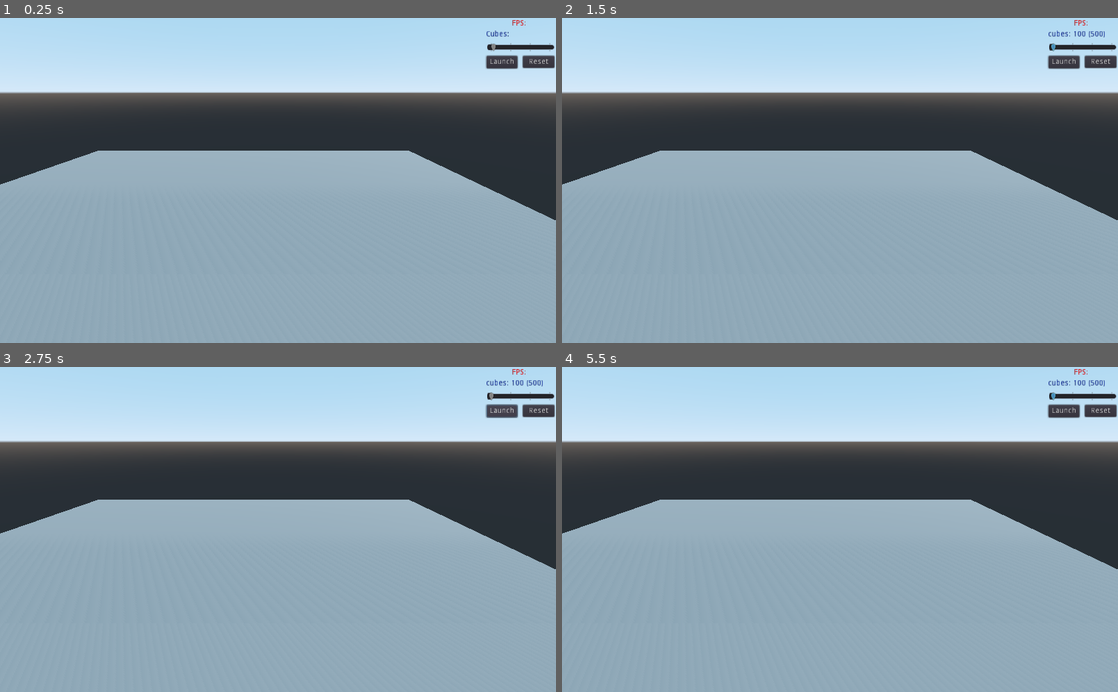
Above: before the commit, frames 1-4 (two rows, left to right).
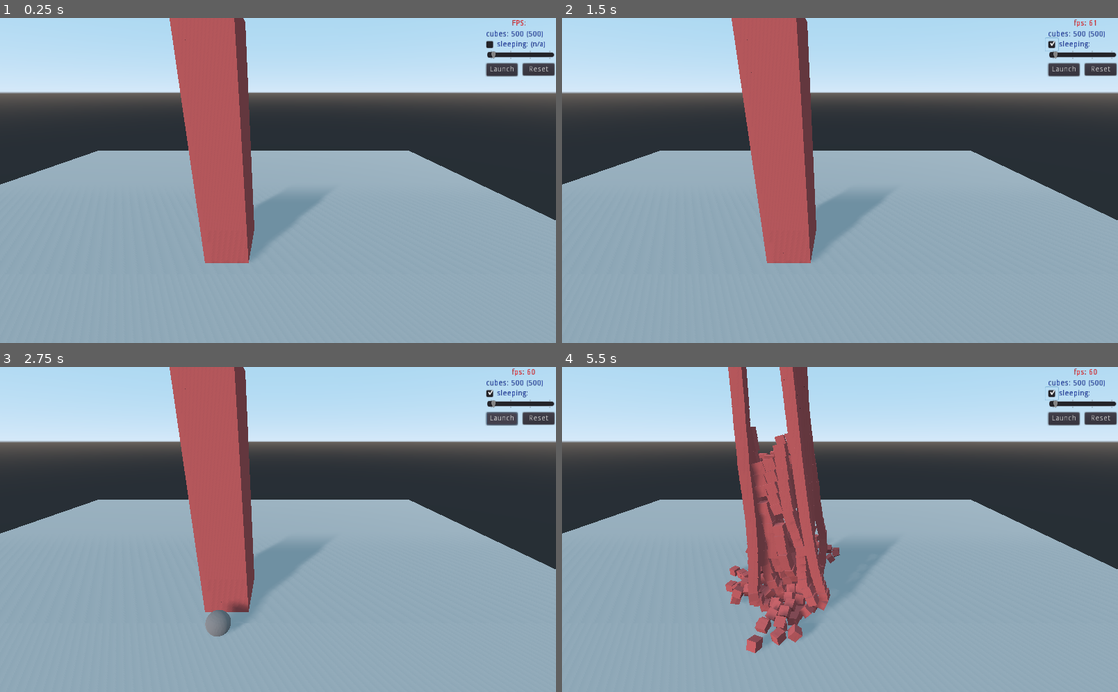
Above: after the commit, the same moments.

Repository: gururise/RigidBody3D-Stress-Test
Game: Godot game, scene res://scenes/main.tscn
The game is run twice, just before and just after one commit, with the same random seed, the same clock (stepped at 60 frames per second) and the same inputs.
Inputs (mouse positions are in pixels of both pictures, inside the frame that each line leads up to):
- Up to frame 1 (0.25 s): no input
- Up to frame 2 (1.5 s): click "Reset" at 0.5 s; click (1051, 44) at 1.27 s
- Up to frame 3 (2.75 s): click "Launch" at 2 s
- Up to frame 4 (5.5 s): click "Launch" at 2.75 s; click (1051, 393) at 3.52 s; click "Launch" at 4.25 s; click (1051, 393) at 5.02 s

The runs differ from the first frame. In frame 1, 11% of the frame differs, in the area x 30-100%, y 0-76%; in frame 2, 11%; in frame 3, 11%; in frame 4, 13%, in the area x 29-100%, y 0-89%.
Error before the commit: Trying to assign value of type 'Label' to a variable of type 'RichTextLabel'. (res://scenes/main.gd:13)

Commit message:
add rigidbody sleeping status to gui

Diff:
--- a/scenes/main.gd
+++ b/scenes/main.gd
@@ -10,7 +10,9 @@
 export(float) var z_dist := 2.0
 onready var cube : PackedScene = preload("res://scenes/cube.tscn")
 onready var marble : PackedScene = preload("res://scenes/marble.tscn")
-onready var fpsLabel : RichTextLabel = $CanvasLayer/FPSLabel
+onready var fpsLabel : Label = $CanvasLayer/FPSLabel
+onready var sleepLabel : Label = $CanvasLayer/SleepLabel
+onready var cubeContainer : Spatial = $CubeContainer
 var instanced_marble
 
 var title : String = "Rigidbody Stress Test"
@@ -69,7 +71,7 @@
 		marble_launched = true
 
 func deleteCubes():
-	for c in get_node("CubeContainer").get_children():
+	for c in cubeContainer.get_children():
 		c.free()
 
 func resetAll():
@@ -87,3 +89,18 @@
 
 func _on_HSlider_value_changed(value):
 	$CanvasLayer/NumLabel.text = "cubes: " + str(value) + " (" + str(num_cubes) + ")"
+
+func _on_Timer_timeout():
+	var sleep_count = 0
+	for c in cubeContainer.get_children():
+		if c.sleeping == true:
+			sleep_count = sleep_count + 1
+	sleepLabel.text = "sleeping: " + str(sleep_count)
+
+func _on_CheckBox_toggled(button_pressed):
+	if (button_pressed):
+		$Timer.start()
+		sleepLabel.text = "sleeping: "
+	else:
+		$Timer.stop()
+		sleepLabel.text = "sleeping: (n/a)"
--- a/scenes/main.tscn
+++ b/scenes/main.tscn
@@ -49,16 +49,16 @@
 
 [node name="LaunchButton" type="Button" parent="CanvasLayer"]
 margin_left = 896.0
-margin_top = 70.0
+margin_top = 84.0
 margin_right = 953.0
-margin_bottom = 93.0
+margin_bottom = 107.0
 text = "Launch"
 
 [node name="ResetButton" type="Button" parent="CanvasLayer"]
 margin_left = 963.0
-margin_top = 70.0
+margin_top = 84.0
 margin_right = 1021.0
-margin_bottom = 92.0
+margin_bottom = 106.0
 text = "Reset"
 
 [node name="FPSLabel" type="Label" parent="CanvasLayer"]
@@ -75,13 +75,21 @@
 margin_right = 942.0
 margin_bottom = 37.0
 custom_colors/font_color = Color( 0.0117647, 0.117647, 0.6, 1 )
-text = "Cubes: "
+text = "cubes: "
+
+[node name="SleepLabel" type="Label" parent="CanvasLayer"]
+margin_left = 915.0
+margin_top = 42.0
+margin_right = 973.0
+margin_bottom = 56.0
+custom_colors/font_color = Color( 0.0117647, 0.117647, 0.6, 1 )
+text = "sleeping: (n/a)"
 
 [node name="HSlider" type="HSlider" parent="CanvasLayer"]
 margin_left = 897.0
-margin_top = 46.0
+margin_top = 60.0
 margin_right = 1021.0
-margin_bottom = 62.0
+margin_bottom = 76.0
 min_value = 100.0
 max_value = 10000.0
 step = 20.0
@@ -92,6 +100,17 @@
 allow_lesser = true
 tick_count = 4
 ticks_on_borders = true
+
+[node name="CheckBox" type="CheckBox" parent="CanvasLayer"]
+margin_left = 890.0
+margin_top = 37.0
+margin_right = 914.0
+margin_bottom = 61.0
+
+[node name="Timer" type="Timer" parent="."]
+wait_time = 5.0
 [connection signal="pressed" from="CanvasLayer/LaunchButton" to="." method="launchMarble"]
 [connection signal="pressed" from="CanvasLayer/ResetButton" to="." method="resetAll"]
 [connection signal="value_changed" from="CanvasLayer/HSlider" to="." method="_on_HSlider_value_changed"]
+[connection signal="toggled" from="CanvasLayer/CheckBox" to="." method="_on_CheckBox_toggled"]
+[connection signal="timeout" from="Timer" to="." method="_on_Timer_timeout"]
